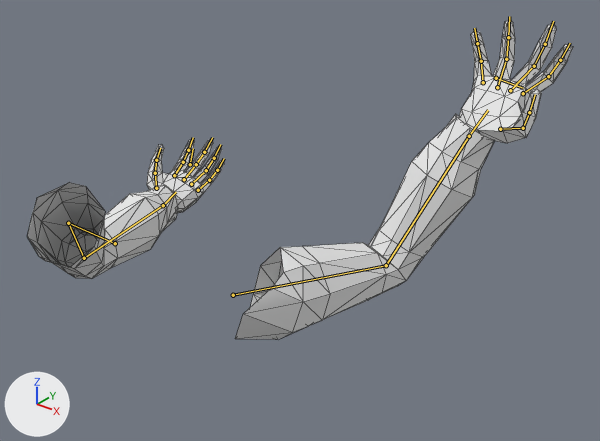
The glTF model entities/player/viewmodel/viewmodel_01_sk.glb, before and after one commit.
Both versions are drawn from a 50 mm lens placed at (0.978, -0.899, 0.41), pointed at (0.082, 0.222, -0.284). Every picture has the same lights, and +X, +Y and +Z are marked at lower left. The older version comes first. Both versions are drawn at frame 16 of the action 'rock_wall.001'; the numbers are the values there. The bones that change, and the others that lie on the model, are drawn over the model as lines. Mesh edges are drawn as thin lines.

In view in the first picture: 'viewmodel_mesh.003'.
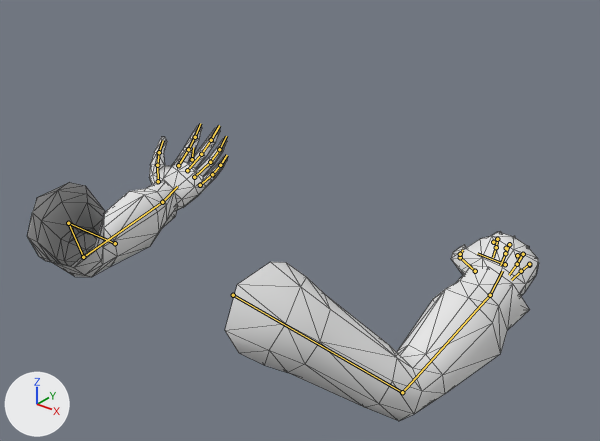
Changed parts and their boxes [x1, y1, x2, y2] in the pictures (600 x 441 px):
'viewmodel_mesh.003', posed (6% narrower, 7% shorter)
    before: [27, 20, 573, 339]
    after: [27, 126, 539, 421]
bone 'arm_lower_L.001', root to tip
    before: (84, 258) to (163, 205)
    after: (83, 257) to (162, 202)
bone 'hand_L.001', root to tip
    before: (163, 205) to (176, 192)
    after: (162, 202) to (177, 186)
bone 'arm_upper_R.001', root to tip
    before: (233, 295) to (386, 265)
    after: (233, 295) to (402, 392)
bone 'arm_lower_R.001', root to tip
    before: (386, 265) to (469, 136)
    after: (402, 392) to (490, 295)
bone 'hand_R.001', root to tip
    before: (469, 136) to (488, 110)
    after: (490, 295) to (502, 271)
bone 'index_f_R.001', root to tip
    before: (523, 93) to (548, 76)
    after: (493, 242) to (497, 239)
bone 'middle_f_R.001', root to tip
    before: (510, 90) to (534, 66)
    after: (506, 248) to (509, 244)
bone 'ring_f_R.001', root to tip
    before: (497, 87) to (506, 59)
    after: (517, 255) to (523, 254)
bone 'pinky_f_R.001', root to tip
    before: (483, 82) to (481, 61)
    after: (529, 265) to (529, 264)

What changed in the scene script:
```text
Change bone_arm_lower_l_001:
    where bone_arm_lower_l_001 = bpy.data.objects['viewmodel_rig.001'].pose.bones['arm_lower_L.001']  # child of 'arm_upper_L.001'
    bone_arm_lower_l_001.rotation_quaternion: (0.939, -0.338, 0.0, 0.063) -> (0.935, -0.348, 0.0, 0.065)  # degrees (-39, 2, 7) -> degrees (-41, 3, 7)
Change bone_hand_l_001:
    where bone_hand_l_001 = bpy.data.objects['viewmodel_rig.001'].pose.bones['hand_L.001']  # child of 'arm_lower_L.001'
    bone_hand_l_001.rotation_quaternion: (0.659, -0.085, -0.747, 0.03) -> (0.688, -0.144, -0.698, 0.135)  # degrees (50, -102, -55) -> degrees (-92, -67, 92)
Change bone_arm_upper_r_001:
    where bone_arm_upper_r_001 = bpy.data.objects['viewmodel_rig.001'].pose.bones['arm_upper_R.001']  # child of 'shoulder_R.001'
    bone_arm_upper_r_001.rotation_quaternion: (0.696, -0.588, 0.36, -0.199) -> (0.927, -0.311, 0.151, 0.143)  # degrees (-87, 15, -47) -> degrees (-35, 22, 11)
Change bone_arm_lower_r_001:
    where bone_arm_lower_r_001 = bpy.data.objects['viewmodel_rig.001'].pose.bones['arm_lower_R.001']  # child of 'arm_upper_R.001'
    bone_arm_lower_r_001.rotation_quaternion: (0.902, -0.425, 0.0, -0.079) -> (0.914, -0.4, 0.0, -0.075)  # degrees (-50, -4, -8) -> degrees (-47, -3, -8)
Change bone_hand_r_001:
    where bone_hand_r_001 = bpy.data.objects['viewmodel_rig.001'].pose.bones['hand_R.001']  # child of 'arm_lower_R.001'
    bone_hand_r_001.rotation_quaternion: (0.763, 0.132, 0.629, 0.068) -> (0.921, -0.129, -0.36, 0.067)  # degrees (59, 70, 54) -> degrees (-22, -40, 16)
Change bone_index_f_r_001:
    where bone_index_f_r_001 = bpy.data.objects['viewmodel_rig.001'].pose.bones['index_f_R.001']  # child of 'hand_R.001'
    bone_index_f_r_001.rotation_quaternion: (0.988, -0.144, -0.008, 0.057) -> (0.934, 0.0, 0.0, -0.357)  # degrees (-17, 0, 7) -> degrees (0, 0, -42)
Change bone_middle_f_r_001:
    where bone_middle_f_r_001 = bpy.data.objects['viewmodel_rig.001'].pose.bones['middle_f_R.001']  # child of 'hand_R.001'
    bone_middle_f_r_001.rotation_quaternion: (0.996, -0.074, -0.004, 0.057) -> (0.934, 0.0, 0.0, -0.357)  # degrees (-8, 0, 7) -> degrees (0, 0, -42)
Change bone_ring_f_r_001:
    where bone_ring_f_r_001 = bpy.data.objects['viewmodel_rig.001'].pose.bones['ring_f_R.001']  # child of 'hand_R.001'
    bone_ring_f_r_001.rotation_quaternion: (0.994, 0.098, 0.006, 0.057) -> (0.934, 0.0, 0.0, -0.357)  # degrees (11, 0, 7) -> degrees (0, 0, -42)
Change bone_pinky_f_r_001:
    where bone_pinky_f_r_001 = bpy.data.objects['viewmodel_rig.001'].pose.bones['pinky_f_R.001']  # child of 'hand_R.001'
    bone_pinky_f_r_001.rotation_quaternion: (0.981, 0.184, 0.011, 0.056) -> (0.934, 0.0, 0.0, -0.357)  # degrees (21, 0, 7) -> degrees (0, 0, -42)
```
